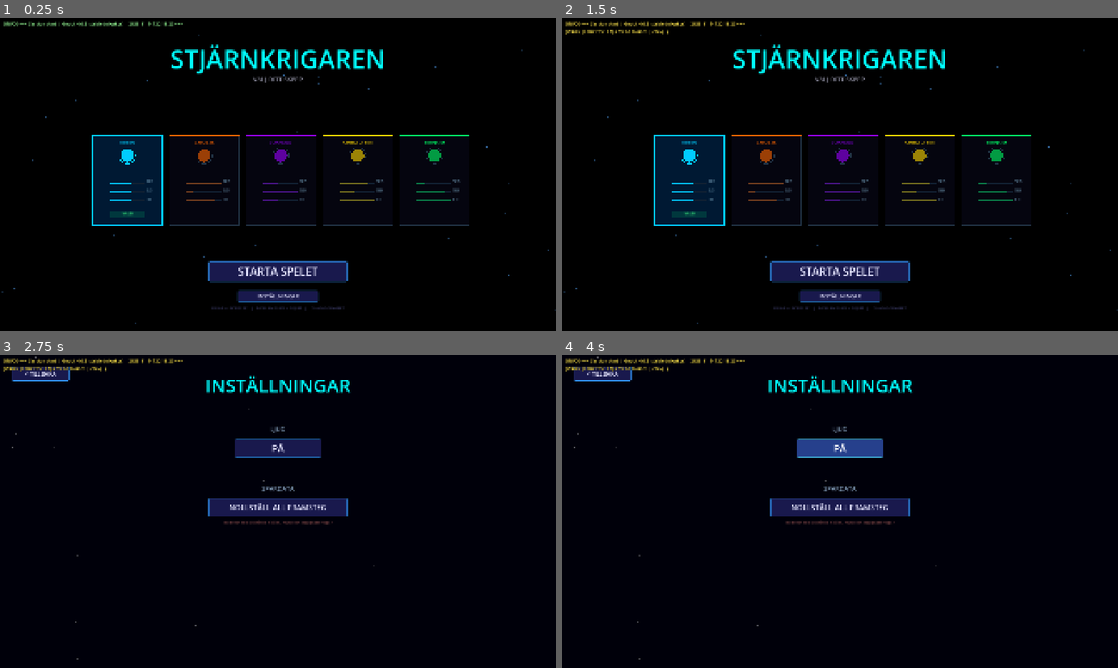
Above: before the commit, frames 1-4 (two rows, left to right).
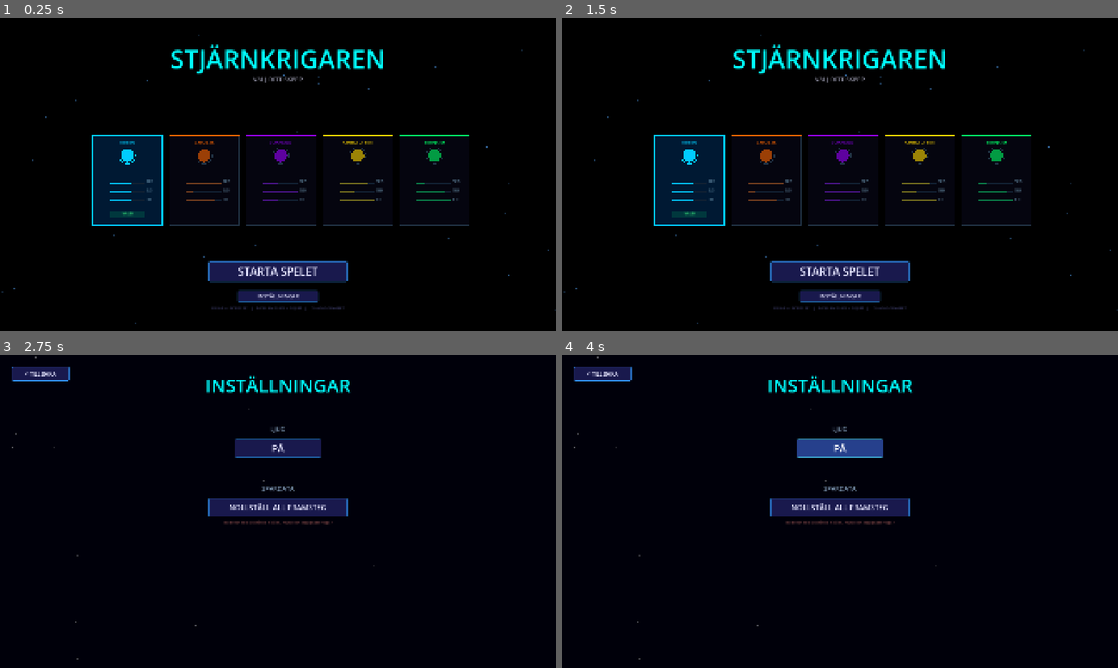
Above: after the commit, the same moments.

Repository: orangeelefant/godot-space-shooter
Game: Godot game, scene res://scenes/Boot.tscn
Two runs of this game, one before a commit and one after it. Both use one fixed random seed, a clock stepped at 60 frames per second and the inputs below.
Inputs:
- Up to frame 1 (0.25 s): no input
- Up to frame 2 (1.5 s): click "STARTA SPELET" at 0.5 s; click "< TILLBAKA" at 1.25 s
- Up to frame 3 (2.75 s): click "INSTÄLLNINGAR" at 2 s
- Up to frame 4 (4 s): click "PÅ" at 2.75 s; click "AV" at 3.5 s

The runs differ from the first frame. In frame 1, 0.3% of the frame differs, in the area x 0-33%, y 1-3%; in frame 2, 0.5%; in frame 3, 0.5%, in the area x 0-33%, y 1-6%; in frame 4, 0.5%.
Error after the commit: Parse Error: Cannot infer the type of "f" variable because the value doesn't have a set type. (res://autoloads/ErrorCatcher.gd:243)

Commit message:
feat(errorcatcher-v2): call stack + dedup

Diff:
--- a/autoloads/ErrorCatcher.gd
+++ b/autoloads/ErrorCatcher.gd
@@ -17,6 +17,10 @@
 var overlay_enabled: bool = OS.is_debug_build()
 
 # ── State ─────────────────────────────────────────────────────────────────────
+const DEDUP_WINDOW_S := 5.0
+const DEDUP_MAX_BURST := 3
+var _dedup: Dictionary = {}
+
 var _log_file: FileAccess = null
 var _mutex: Mutex = Mutex.new()        # guards all _log_file writes
 var _line_count: int = 0
@@ -56,12 +60,18 @@
 
 
 func log_warn(msg: String) -> void:
-	_record("WARN", msg, Color(1.0, 0.9, 0.3))
+	if not _should_log(msg):
+		return
+	var full_msg := msg + _get_callstack()
+	_record("WARN", full_msg, Color(1.0, 0.9, 0.3))
 	push_warning("[ErrorCatcher] " + msg)
 
 
 func log_error(msg: String) -> void:
-	_record("ERROR", msg, Color(1.0, 0.35, 0.35))
+	if not _should_log(msg):
+		return
+	var full_msg := msg + _get_callstack()
+	_record("ERROR", full_msg, Color(1.0, 0.35, 0.35))
 	push_error("[ErrorCatcher] " + msg)
 
 
@@ -216,6 +226,46 @@
 		_refresh_label()
 
 
+func _write_line_direct(line: String) -> void:
+	_mutex.lock()
+	_write_line_unsafe(line)
+	if _log_file:
+		_log_file.flush()
+	_mutex.unlock()
+
+
+func _get_callstack() -> String:
+	if not OS.is_debug_build():
+		return ""
+	var frames := get_stack()
+	var result: PackedStringArray = []
+	for i in range(2, min(8, frames.size())):
+		var f := frames[i]
+		result.append("    at %s:%d in %s()" % [f.get("source", "?"), f.get("line", 0), f.get("function", "?")])
+	return "\n".join(result)
+
+
+func _should_log(msg: String) -> bool:
+	var h := hash(msg)
+	var now := Time.get_ticks_msec() / 1000.0
+	if _dedup.has(h):
+		var entry: Dictionary = _dedup[h]
+		if now - entry.get("time", 0.0) < DEDUP_WINDOW_S:
+			entry["count"] = entry.get("count", 0) + 1
+			if entry["count"] > DEDUP_MAX_BURST:
+				if entry["count"] == DEDUP_MAX_BURST + 1:
+					_write_line_direct("[%s][DEDUP] suppressing repeated: %s" % [
+						Time.get_time_string_from_system(), msg
+					])
+				return false
+		else:
+			entry["time"] = now
+			entry["count"] = 1
+	else:
+		_dedup[h] = {"time": now, "count": 1}
+	return true
+
+
 # Must be called with _mutex held
 func _write_line_unsafe(line: String) -> void:
 	if _log_file == null:
